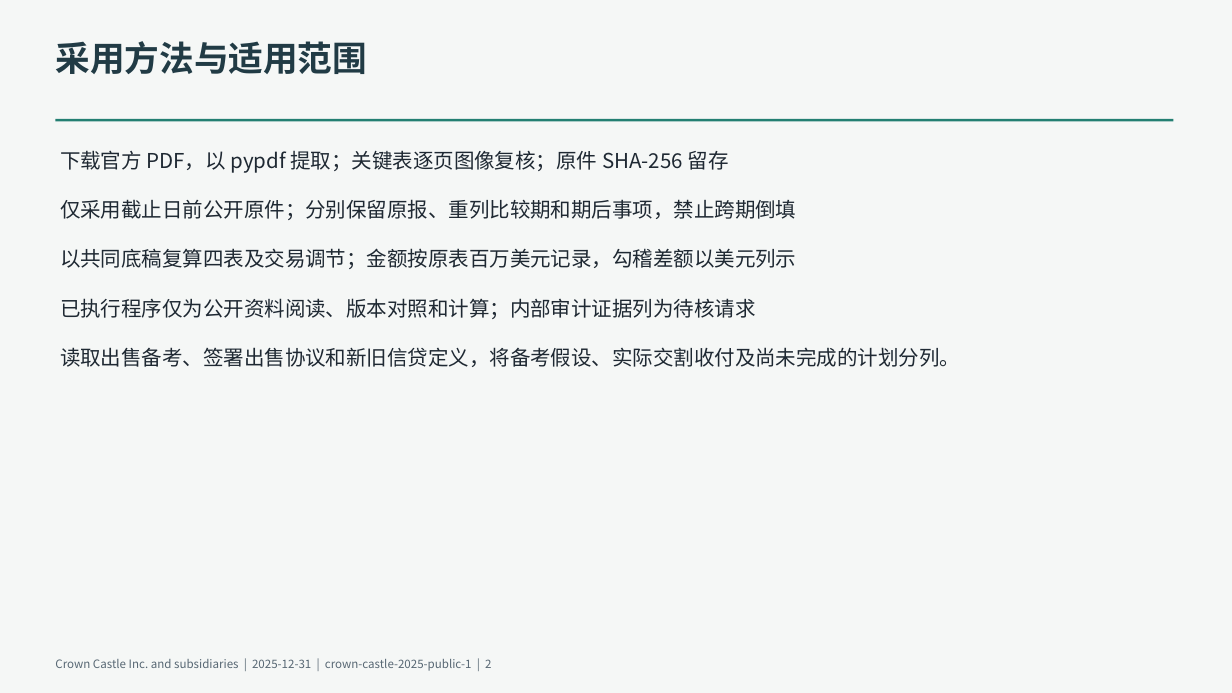
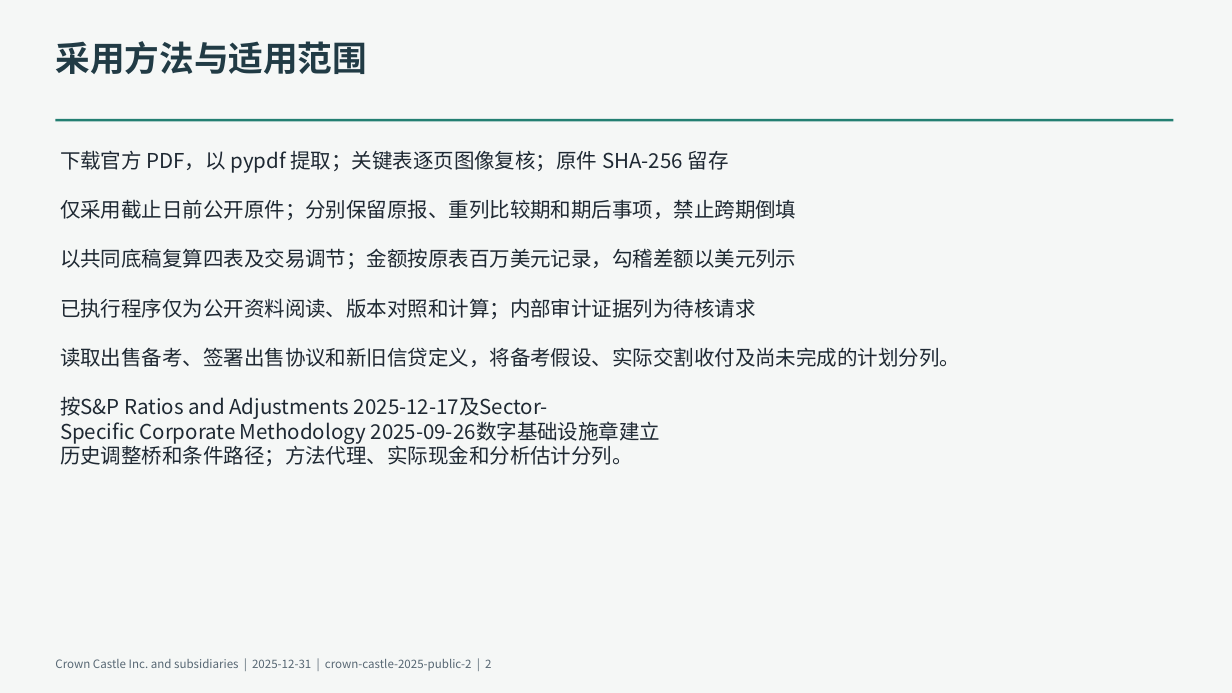
Before and after one commit to qingkongwanli0l/annual-report-analysis, a slide deck: slide 2 of examples/crown-castle-2025/deliverables/presentation.pptx. Drawn at 1232x693 pixels with LibreOffice and Linux fonts; fonts in the diff are those of the drawing. Boxes give left, top, right and bottom in pixels: in the first picture for what was removed or moved away, otherwise in the second. Text is boxed around its words. In the diff, an @@ line names an element or a change of style, - is before the commit and + after.

Commit message:
Connect Crown Castle credit adjustments to the shared workpaper and deliverables

```diff
--- a/examples/crown-castle-2025/deliverables/presentation.pptx
+++ b/examples/crown-castle-2025/deliverables/presentation.pptx
@@ text at (60, 396, 661, 466): paragraphs added @@
+按S&P Ratios and Adjustments 2025-12-17及Sector-
+Specific Corporate Methodology 2025-09-26数字基础设施章建立
+历史调整桥和条件路径；方法代理、实际现金和分析估计分列。
@@ text at (55, 659, 491, 671): text changed @@
-Crown Castle Inc. and subsidiaries | 2025-12-31 | crown-castle-2025-public-1 | 2
+Crown Castle Inc. and subsidiaries | 2025-12-31 | crown-castle-2025-public-2 | 2
```
Also in this commit, not shown: 54 other slides changed, 25 slides added, 6 other files.
